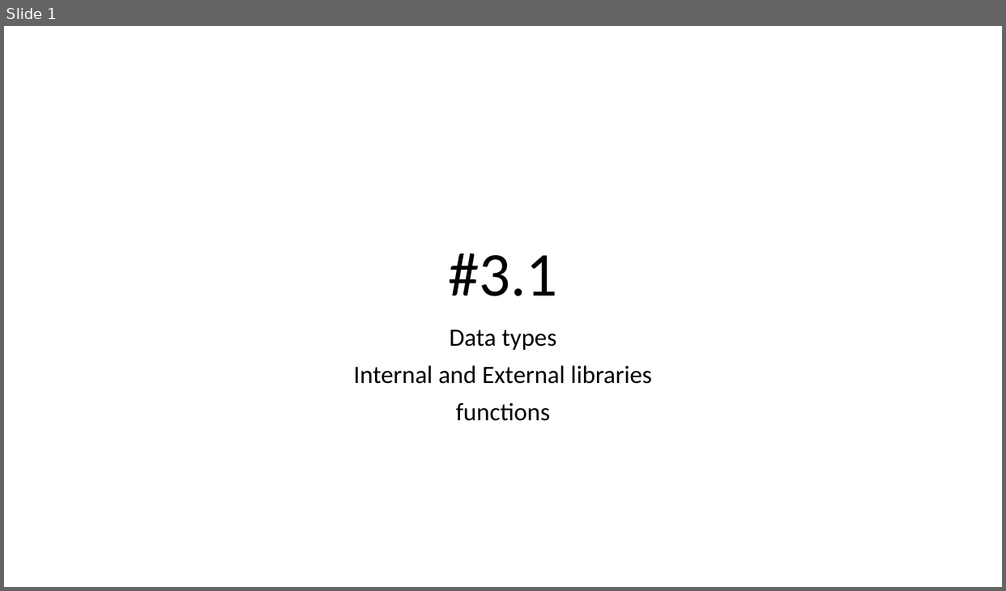
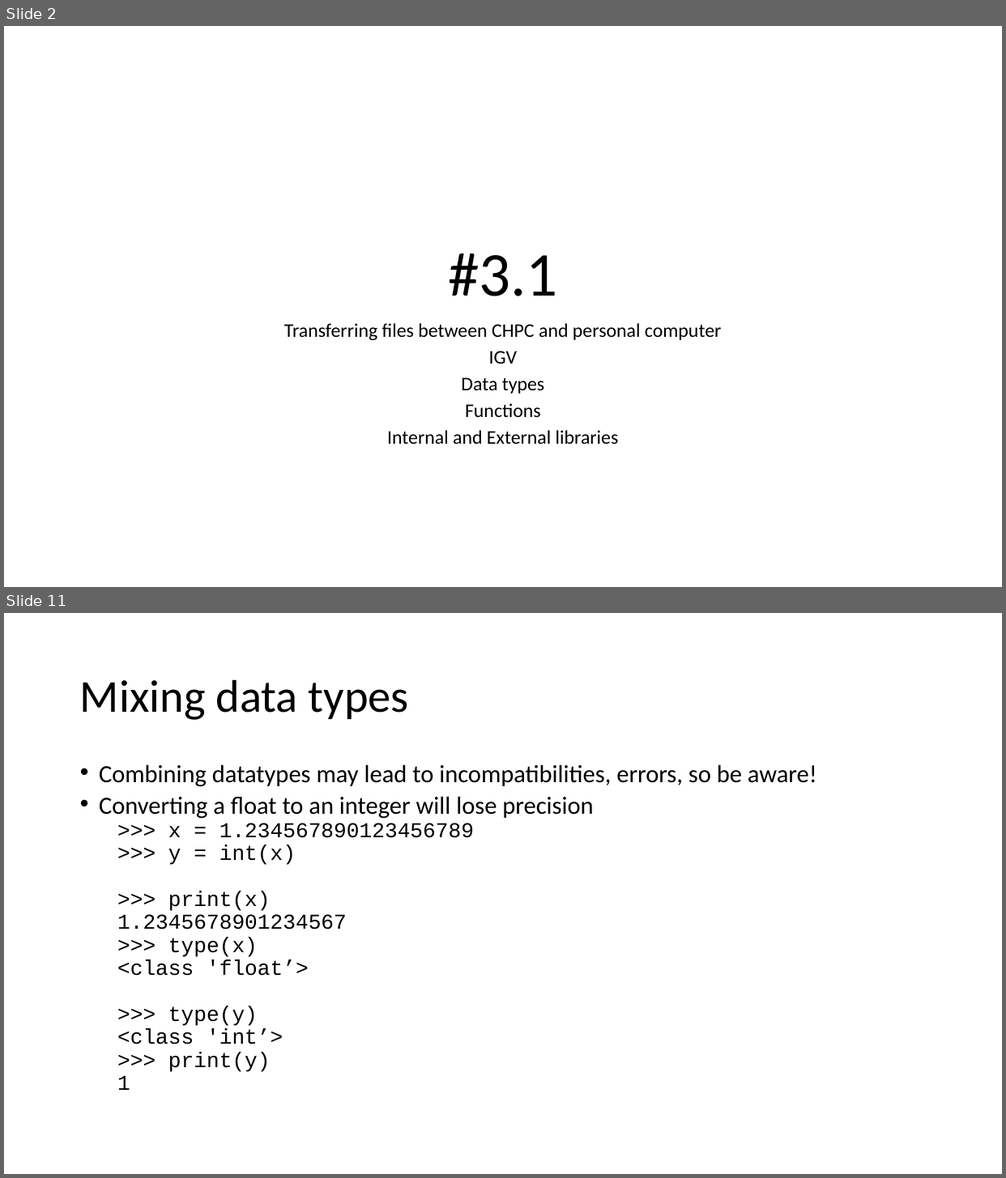
Before and after one commit to j-berg/bioinformatics-bootcamp, a slide deck: class_3_1/class_3_1.pptx. Shown one above the other, each under a label of ours: slide 1 before the commit, slides 2 and 11 after it; the slides between them are not shown. The pictures are 1006x591 and 1006x1178 pixels, drawn with LibreOffice and Linux fonts; fonts in the diff are those of the drawing. Boxes give left, top, right and bottom in pixels: in the first picture for what was removed or moved away, otherwise in the second. Text is boxed around its words. In the diff, an @@ line names an element or a change of style, - is before the commit and + after.

```diff
--- a/class_3_1/class_3_1.pptx
+++ b/class_3_1/class_3_1.pptx
@@ slide 11 added at (x1=4, y1=613, x2=1002, y2=1174), background #FFFFFF @@
@@ title added at (x1=80, y1=679, x2=409, y2=720), 44 pt, text #000000 @@
+Mixing data types
@@ text added at (x1=99, y1=764, x2=817, y2=1090), 20.4 pt, text #000000 @@
+• Combining datatypes may lead to incompatibilities, errors, so be aware!
+• Converting a float to an integer will lose precision
+  >>> x = 1.234567890123456789
+  >>> y = int(x)
+  >>> print(x)
+  1.2345678901234567
+  >>> type(x)
+  <class 'float’>
+  >>> type(y)
+  <class 'int’>
+  >>> print(y)
+  1
@@ what was slide 1 is now slide 2 @@
@@ slide 2 changed as well @@
@@ subtitle at (x1=284, y1=323, x2=721, y2=364): paragraphs added @@
+Transferring files between CHPC and personal computer
+IGV
@@ subtitle at (x1=387, y1=378, x2=619, y2=444): size 24 to 18.6 pt in "Data types", "Internal and External libraries"; line spacing 0.9 to 0.7 @@
@@ subtitle at (x1=456, y1=403, x2=550, y2=421): paragraph removed @@
-functions
@@ subtitle at (x1=465, y1=403, x2=541, y2=417): paragraph added @@
+Functions
```
Also in this commit, not shown: 22 other slides added, 5 other files.
